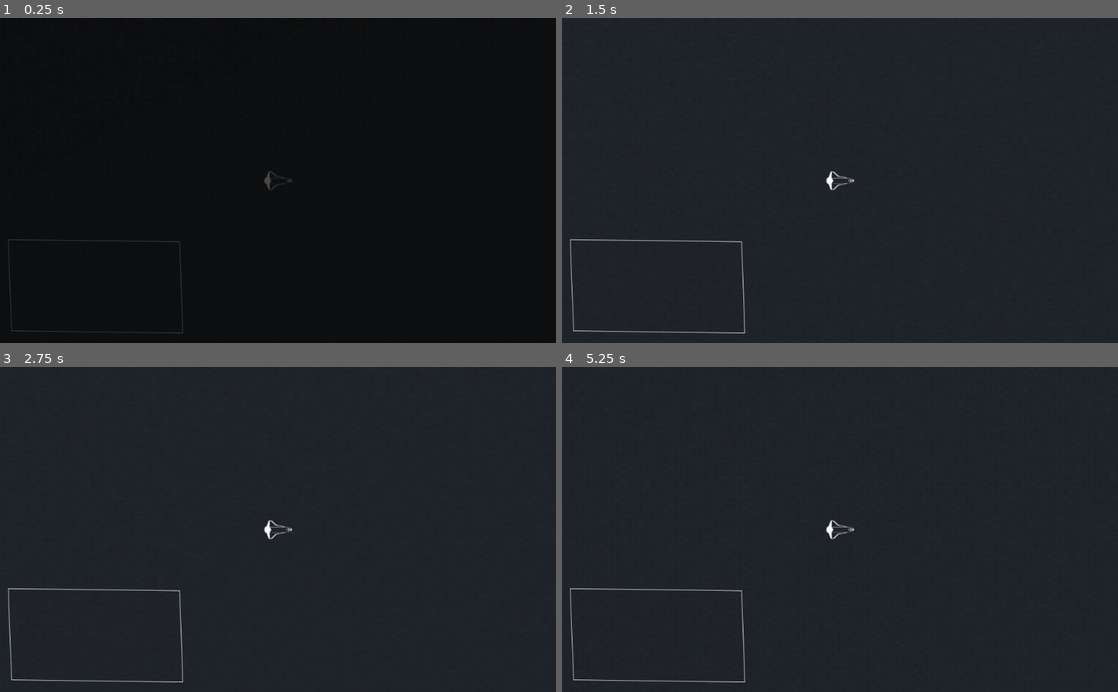
Above: before the commit, frames 1-4 (two rows, left to right).
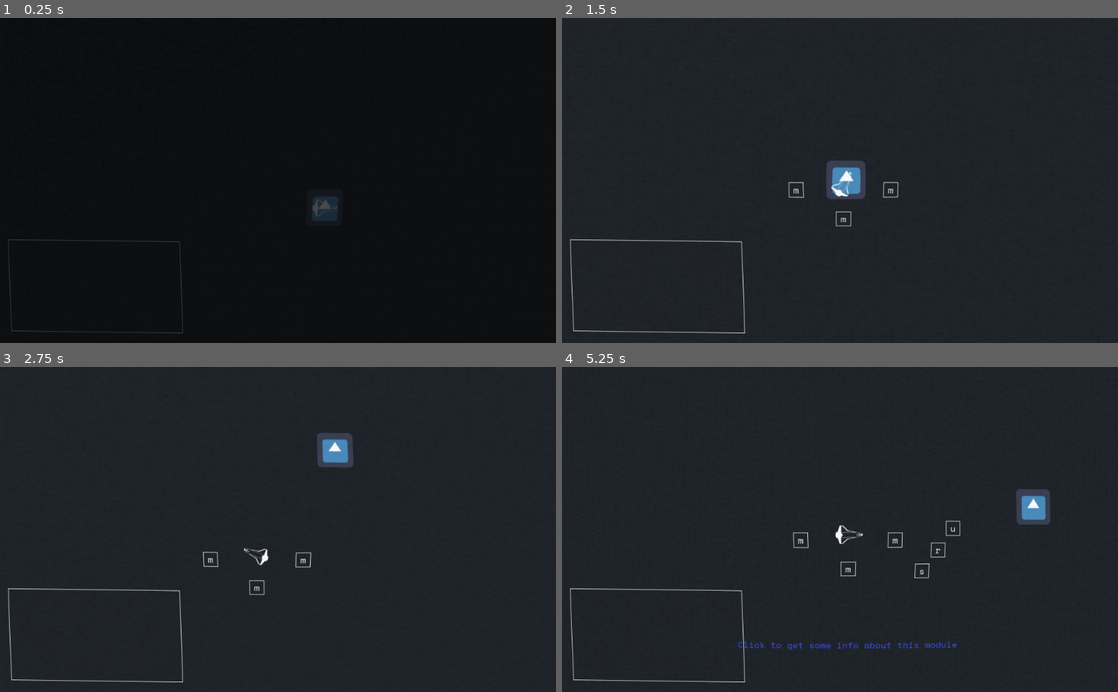
Above: after the commit, the same moments.

Repository: akissan/LD43
Game: Godot game, scene res://GUI/test_gui.tscn
The game is run twice, just before and just after one commit, with the same random seed, the same clock (stepped at 60 frames per second) and the same inputs. The engine's default icon, where the game draws it, is replaced by a stand-in: a white triangle on a blue panel in a dark square.
Inputs (mouse positions are in pixels of both pictures, inside the frame that each line leads up to):
- Up to frame 1 (0.25 s): no input
- Up to frame 2 (1.5 s): move the mouse to (962, 164) at 0.52 s; hold D (move_right) 0.53-1.28 s; click (962, 164) at 0.6 s; move the mouse to (728, 196) at 1.27 s; hold S (move_back) from 1.28 s (still down); click (728, 196) at 1.35 s
- Up to frame 3 (2.75 s): move the mouse to (333, 458) at 2.02 s; release S (move_back) at 2.03 s; hold D (move_right) from 2.03 s (still down); click (333, 458) at 2.1 s
- Up to frame 4 (5.25 s): move the mouse to (812, 594) at 2.77 s; release D (move_right) at 2.78 s; hold W (move_forward) 2.78-3.53 s; click (812, 594) at 2.85 s; move the mouse to (1006, 578) at 3.52 s; hold A (move_left) 3.53-5.03 s; click (1006, 578) at 3.6 s; move the mouse to (673, 480) at 4.27 s; click (673, 480) at 4.35 s; move the mouse to (867, 529) at 5.02 s; hold S (move_back) from 5.03 s (still down); click (867, 529) at 5.1 s

The runs differ from the first frame. In frame 1, 0.4% of the frame differs, in the area x 47-61%, y 47-63%; in frame 2, 1.0%; in frame 3, 1.0%; in frame 4, 1.4%, in the area x 31-88%, y 37-87%.
Error before the commit: Parse Error: Couldn't load the base class: res://mechanics/simple_movenment.gd (res://main_ship.gd:1)

Commit message:
smoother movenment

Diff:
--- a/GUI/button_centered.tscn
+++ b/GUI/button_centered.tscn
@@ -15,7 +15,7 @@
 anchor_bottom = 0.0
 rect_pivot_offset = Vector2( 0, 0 )
 rect_clip_content = false
-mouse_filter = 2
+mouse_filter = 1
 mouse_default_cursor_shape = 0
 size_flags_horizontal = 1
 size_flags_vertical = 1
--- a/GUI/draw_gui.gd
+++ b/GUI/draw_gui.gd
@@ -3,7 +3,7 @@
 onready var enemies = get_tree().get_nodes_in_group("enemy")
 onready var everything = get_tree().get_nodes_in_group("everything")
 
-onready var PLAYER = get_tree().get_root().find_node("main_ship")
+onready var PLAYER = get_tree().get_root().find_node("main_ship", true, false)
 onready var PLAYER_POS = PLAYER.global_position
 
 var groups = ["enemy", "unknown", "neutral", "resource", "everything"]
--- a/GUI/enemy.gd
+++ b/GUI/enemy.gd
@@ -1,6 +1,6 @@
 extends Node2D
 
-onready var PLAYER = get_tree().get_root().find_node("main_ship")
+onready var PLAYER = get_tree().get_root().find_node("main_ship", true, false)
 
 export(PackedScene) var enemy
 
@@ -41,5 +41,5 @@
 	spawn_time_cur = max(0, spawn_time_cur - delta)
 	if spawn_time_cur < 0.0000001 and enemy_cur_count < enemy_max_count:
 		spawn_time_cur = rand_range(spawn_time_min, spawn_time_max)
-		enemy_gen()
+		#enemy_gen()
 		enemy_cur_count = get_tree().get_nodes_in_group("enemy").size()
--- /dev/null
+++ b/GUI/ship_gui.gd
@@ -0,0 +1,7 @@
+extends Control
+
+onready var PLAYER = get_tree().get_root().find_node("main_ship", true, false)
+
+func _process(delta):
+	self.rect_global_position = PLAYER.global_position
+	print(rect_global_position)
--- a/GUI/ship_gui.tscn
+++ b/GUI/ship_gui.tscn
@@ -58,7 +58,7 @@
 rect_min_size = Vector2( 600, 600 )
 rect_pivot_offset = Vector2( 0, 0 )
 rect_clip_content = false
-mouse_filter = 2
+mouse_filter = 1
 mouse_default_cursor_shape = 0
 size_flags_horizontal = 1
 size_flags_vertical = 4
@@ -82,7 +82,7 @@
 rect_scale = Vector2( 0.75, 0.75 )
 rect_pivot_offset = Vector2( 0, 0 )
 rect_clip_content = true
-mouse_filter = 0
+mouse_filter = 1
 mouse_default_cursor_shape = 0
 size_flags_horizontal = 1
 size_flags_vertical = 1
--- a/GUI/test_gui.gd
+++ b/GUI/test_gui.gd
@@ -1,7 +1,12 @@
 extends Node2D
 
+onready var PLAYER = get_tree().get_root().find_node("main_ship", true, false)
+onready var GUI = get_tree().get_root().find_node("GUI", true, false)
+onready var PLAYER_CAMERA = get_tree().get_root().find_node("main_camera", true, false)
+
 func _process(delta):
-	$ship_gui.move($main_ship.global_position)
+	#GUI.move(PLAYER.global_position)
+
 	camera_control()
 
 var CAMERA_MOUSE_WEIGHT = 0.2
@@ -11,7 +16,7 @@
 
 func camera_control():
 	var mouse_pos = get_global_mouse_position()
-	var hero_pos = $main_ship.global_position
+	var hero_pos = PLAYER.global_position
 	var cam_vec = (mouse_pos - hero_pos).clamped(CAMERA_MAX_DIST)
-	$main_camera.global_position = CAMERA_POS + ((hero_pos + (cam_vec) * CAMERA_MOUSE_WEIGHT) - CAMERA_POS)*CAMERA_SPEED
-	CAMERA_POS = $main_camera.global_position
+	PLAYER_CAMERA.global_position = CAMERA_POS + ((hero_pos + (cam_vec) * CAMERA_MOUSE_WEIGHT) - CAMERA_POS)*CAMERA_SPEED
+	CAMERA_POS = PLAYER_CAMERA.global_position
--- a/GUI/test_gui.tscn
+++ b/GUI/test_gui.tscn
@@ -7,52 +7,12 @@
 [ext_resource path="res://mechanics/module_class.tscn" type="PackedScene" id=5]
 [ext_resource path="res://GUI/enemy.gd" type="Script" id=6]
 [ext_resource path="res://mechanics/enemy_pattern.tscn" type="PackedScene" id=7]
-[ext_resource path="res://GUI/terminal.tscn" type="PackedScene" id=8]
+[ext_resource path="res://icon.png" type="Texture" id=8]
 [ext_resource path="res://GUI/ship_gui.tscn" type="PackedScene" id=9]
-[ext_resource path="res://music/ld43_ambient.wav" type="AudioStream" id=10]
-
-[sub_resource type="Shader" id=1]
-
-code = "shader_type canvas_item;
-
-uniform float BarrelPower =1.1;
-
-vec2 distort(vec2 p)
-{
-
-	float angle = p.y / p.x;
-	float theta = atan(p.y,p.x);
-	float radius = pow(length(p), BarrelPower);
-
-	p.x = radius * cos(theta);
-	p.y = radius * sin(theta);
-
-	return 0.5 * (p + vec2(1.0,1.0));
-}
-void fragment()
-{
-
-vec2 xy = SCREEN_UV * 2.0;
-xy.x -= 1.0;
-xy.y -= 1.0;
-
-float d = length(xy);
-if(d < 1.5){
-	xy = distort(xy);
-}
-else{
-	xy = SCREEN_UV;
-}
-COLOR = texture(SCREEN_TEXTURE,xy);
-}"
-
-[sub_resource type="ShaderMaterial" id=2]
-
-render_priority = 0
-shader = SubResource( 1 )
-shader_param/BarrelPower = 1.05
-
-[sub_resource type="Animation" id=3]
+[ext_resource path="res://GUI/terminal.tscn" type="PackedScene" id=10]
+[ext_resource path="res://music/ld43_ambient.wav" type="AudioStream" id=11]
+
+[sub_resource type="Animation" id=1]
 
 resource_name = "death"
 length = 1.0
@@ -129,17 +89,57 @@
     COLOR = vec4(f, f, f, 0.05);
 }"
 
+[sub_resource type="ShaderMaterial" id=4]
+
+render_priority = 0
+shader = SubResource( 3 )
+
+[sub_resource type="Shader" id=5]
+
+code = "shader_type canvas_item;
+
+uniform float BarrelPower =1.1;
+
+vec2 distort(vec2 p)
+{
+
+	float angle = p.y / p.x;
+	float theta = atan(p.y,p.x);
+	float radius = pow(length(p), BarrelPower);
+
+	p.x = radius * cos(theta);
+	p.y = radius * sin(theta);
+
+	return 0.5 * (p + vec2(1.0,1.0));
+}
+void fragment()
+{
+
+vec2 xy = SCREEN_UV * 2.0;
+xy.x -= 1.0;
+xy.y -= 1.0;
+
+float d = length(xy);
+if(d < 1.5){
+	xy = distort(xy);
+}
+else{
+	xy = SCREEN_UV;
+}
+COLOR = texture(SCREEN_TEXTURE,xy);
+}"
+
 [sub_resource type="ShaderMaterial" id=6]
 
 render_priority = 0
 shader = SubResource( 5 )
+shader_param/BarrelPower = 1.05
 
 [node name="main_test" type="Node2D"]
 script = ExtResource( 1 )
 
 [node name="bg_canvas_layer" type="CanvasLayer" parent="."]
-editor/display_folded = true
-layer = -1
+layer = -4
 offset = Vector2( 0, 0 )
 rotation = 0.0
 scale = Vector2( 1, 1 )
@@ -161,6 +161,7 @@
 [node name="map_layer" type="Node2D" parent="."]
 
 [node name="GG" type="Node2D" parent="map_layer"]
+editor/display_folded = true
 
 [node name="lines_gui" type="Node2D" parent="map_layer/GG"]
 script = ExtResource( 2 )
@@ -191,72 +192,66 @@
 editor_draw_drag_margin = false
 
 [node name="main_ship" parent="map_layer/GG" instance=ExtResource( 3 )]
+z_index = 1
+ROTATE_DEFAULT_DEGREE = 400
 
 [node name="module_generator" type="Node2D" parent="map_layer/GG/main_ship"]
 scale = Vector2( 1.42857, 1.42857 )
 script = ExtResource( 4 )
 _module = ExtResource( 5 )
 
+[node name="quests" type="Node2D" parent="map_layer/GG/main_ship"]
+
 [node name="enemy" type="Node2D" parent="map_layer"]
-editor/display_folded = true
 script = ExtResource( 6 )
 enemy = ExtResource( 7 )
 
-[node name="enemy_pattern" parent="map_layer/enemy" instance=ExtResource( 7 )]
-position = Vector2( 617.089, 249.648 )
-
-[node name="enemy_pattern2" parent="map_layer/enemy" instance=ExtResource( 7 )]
-position = Vector2( 267.229, 585.443 )
-
-[node name="enemy_pattern3" parent="map_layer/enemy" instance=ExtResource( 7 )]
-position = Vector2( 267.229, 585.443 )
-
 [node name="neutral" type="Node2D" parent="map_layer"]
 
 [node name="structures" type="Node2D" parent="map_layer"]
 
-[node name="middle_canvas_layer" type="CanvasLayer" parent="."]
+[node name="Sprite" type="Sprite" parent="map_layer/structures"]
+texture = ExtResource( 8 )
+
+[node name="interface" type="Control" parent="."]
+anchor_left = 0.0
+anchor_top = 0.0
+anchor_right = 1.0
+anchor_bottom = 1.0
+rect_pivot_offset = Vector2( 0, 0 )
+rect_clip_content = false
+mouse_filter = 1
+mouse_default_cursor_shape = 0
+size_flags_horizontal = 1
+size_flags_vertical = 1
+
+[node name="GUI" parent="interface" instance=ExtResource( 9 )]
+anchor_left = 0.5
+anchor_top = 0.5
+anchor_right = 0.5
+anchor_bottom = 0.5
+margin_left = -40.0
+margin_top = -40.0
+grow_horizontal = 2
+grow_vertical = 2
+
+[node name="middle_canvas_layer" type="CanvasLayer" parent="interface"]
 layer = 1
 offset = Vector2( 0, 0 )
 rotation = 0.0
 scale = Vector2( 1, 1 )
 transform = Transform2D( 1, 0, 0, 1, 0, 0 )
 
-[node name="TERMINAL" parent="middle_canvas_layer" instance=ExtResource( 8 )]
+[node name="TERMINAL" parent="interface/middle_canvas_layer" instance=ExtResource( 10 )]
 anchor_top = 0.0
 anchor_right = 1.0
 margin_left = 0.0
 margin_top = 0.0
 margin_right = 0.0
-
-[node name="GUI" parent="middle_canvas_layer" instance=ExtResource( 9 )]
-margin_left = -2.0
-margin_top = -2.0
-margin_right = -2.0
-margin_bottom = -2.0
-
-[node name="lense_layer" type="ColorRect" parent="middle_canvas_layer"]
-material = SubResource( 2 )
-anchor_left = 0.0
-anchor_top = 0.0
-anchor_right = 1.0
-anchor_bottom = 1.0
-margin_left = -1933.0
-margin_top = -2015.0
-margin_right = 2067.0
-margin_bottom = 1985.0
-rect_min_size = Vector2( 4000, 4000 )
-rect_pivot_offset = Vector2( 0, 0 )
-rect_clip_content = false
-mouse_filter = 2
-mouse_default_cursor_shape = 0
-size_flags_horizontal = 1
-size_flags_vertical = 1
-color = Color( 1, 1, 1, 1 )
+mouse_filter = 2
 
 [node name="top_canvas_layer" type="CanvasLayer" parent="."]
-editor/display_folded = true
-layer = 1
+layer = 2
 offset = Vector2( 0, 0 )
 rotation = 0.0
 scale = Vector2( 1, 1 )
@@ -304,11 +299,30 @@
 size_flags_vertical = 1
 color = Color( 0.105882, 0.12549, 0.14902, 1 )
 
+[node name="lense_layer" type="ColorRect" parent="top_canvas_layer"]
+material = SubResource( 6 )
+anchor_left = 0.0
+anchor_top = 0.0
+anchor_right = 1.0
+anchor_bottom = 1.0
+margin_left = -1932.0
+margin_top = -2012.0
+margin_right = 2068.0
+margin_bottom = 1988.0
+rect_min_size = Vector2( 4000, 4000 )
+rect_pivot_offset = Vector2( 0, 0 )
+rect_clip_content = false
+mouse_filter = 2
+mouse_default_cursor_shape = 0
+size_flags_horizontal = 1
+size_flags_vertical = 1
+color = Color( 1, 1, 1, 1 )
+
 [node name="audio_fx" type="Node2D" parent="."]
 editor/display_folded = true
 
 [node name="audio" type="AudioStreamPlayer" parent="audio_fx"]
-stream = ExtResource( 10 )
+stream = ExtResource( 11 )
 volume_db = 0.0
 pitch_scale = 1.0
 autoplay = true
--- a/enemy_pattern.gd
+++ b/enemy_pattern.gd
@@ -1,10 +1,10 @@
-extends "res://mechanics/simple_movenment.gd"
+extends "res://mechanics/enemy_behavior.gd"
 
 var BEH_LIST = ["Intercept", "Pursuit", "Scout"]
 
 export(String, "Intercept", "Pursuit", "Scout") var behavior = "Intercept"
 
-onready var PLAYER = get_tree().get_root().find_node("main_ship")
+onready var PLAYER = get_tree().get_root().find_node("main_ship", true, false)
 
 export(float, 1, 1000) var HP_MAX = 200
 var hp_cur = HP_MAX
@@ -38,7 +38,6 @@
 
 var MOUSE_HOVER = false
 
-var AGRE = false
 var FORCE_REVEAL = false
 
 onready var time_seed = randf()
@@ -98,10 +97,10 @@
 	time += 1
 	target_pos = PLAYER.global_position
 
-	target_vel = PLAYER.vel_cur
+	target_vel = PLAYER.cur_vel
 
 	if not AGRE:
-		if to_local(target_pos + vel_cur).length() < AGRE_RAD:
+		if to_local(target_pos + cur_vel).length() < AGRE_RAD:
 			get_parent().get_parent().get_node("draw_gui").state_changed(self)
 			AGRE = true
 
--- a/main_ship.gd
+++ b/main_ship.gd
@@ -1,9 +1,8 @@
-extends "res://mechanics/simple_movenment.gd"
+extends "res://mechanics/GG_behavior.gd"
 
 onready var MOD_GEN = $module_generator
-onready var GUI = get_tree().get_root().find_node("GUI")
+onready var GUI = get_tree().get_root().find_node("GUI", true, false)
 
-var TARGET = null
 var TARGETS = []
 
 var time_from_death = 0
@@ -17,8 +16,8 @@
 		time_from_death += delta
 		if time_from_death > time_to_restart:
 			get_tree().reload_current_scene()
-
-	movenment_player(delta)
+	player_movenment(delta)
+	#movenment_player(delta)
 	time_from_get_hit += delta
 	regen()
 	$skin.modulate = Color(1.0, cur_hp / MAX_HP , cur_hp / MAX_HP)
@@ -33,7 +32,6 @@
 		cur_hp = min(cur_hp + regen_value, MAX_HP)
 
 
-var MAX_HP = 120
 var cur_hp = MAX_HP
 
 signal death
--- a/mechanics/GG_behavior.gd
+++ b/mechanics/GG_behavior.gd
@@ -1,20 +1,21 @@
 extends "res://mechanics/base_behavior.gd"
 
-func get_acc_vec():
-	acc_des_cur = Vector2(0,0)
-	if Input.is_action_pressed("move_forward"):
-		acc_des_cur += Vector2(0, 1)
-	if Input.is_action_pressed("move_back"):
-		acc_des_cur += Vector2(0, -1)
-	if Input.is_action_pressed("move_left"):
-		acc_des_cur += Vector2(-1, 0)
-	if Input.is_action_pressed("move_right"):
-		acc_des_cur += Vector2(1,0)
-	return acc_des_cur
 
-func movenment_player(delta):
-	acc_des_cur = get_acc_vec()
-	cur_move_angle += get_rot(delta, acc_des_cur)
-
-	self.rotate(cur_move_angle - rotation)
-	self.move_and_slide(get_mas(delta, acc_des_cur))
+#func get_acc_vec():
+#	acc_des_cur = Vector2(0,0)
+#	if Input.is_action_pressed("move_forward"):
+#		acc_des_cur += Vector2(0, 1)
+#	if Input.is_action_pressed("move_back"):
+#		acc_des_cur += Vector2(0, -1)
+#	if Input.is_action_pressed("move_left"):
+#		acc_des_cur += Vector2(-1, 0)
+#	if Input.is_action_pressed("move_right"):
+#		acc_des_cur += Vector2(1,0)
+#	return acc_des_cur
+#
+#func movenment_player(delta):
+#	acc_des_cur = get_acc_vec()
+#	cur_move_angle += get_rot(delta, acc_des_cur)
+#
+#	self.rotate(cur_move_angle - rotation)
+#	self.move_and_slide(get_mas(delta, acc_des_cur))
--- a/mechanics/base_behavior.gd
+++ b/mechanics/base_behavior.gd
@@ -1,31 +1,72 @@
 extends KinematicBody2D
 
-export(int, 100, 600) var SPEED_DEFAULT = 370
-var SPEED_MIN = 10
-var speed_cur = 0.0
-export(float, 0, 10) var ACC_WEIGHT = 1.0 / (1.6)
-var acc_des_cur = Vector2()
-var vel_cur = Vector2()
-var cur_move_angle = 0
-var ROTATE_DEFAULT = deg2rad(110)
 
-var des_speed = 0
-var acc_cur = 0
+onready var TARGET = null
+
+export(float, 1, 2000) var MAX_HP = 200
+export(int, 50, 600) var SPEED_DEFAULT = 370
+export(float, 5, 355) var ROTATE_DEFAULT_DEGREE = 400
+
+var rot_speed = deg2rad(ROTATE_DEFAULT_DEGREE)
+
+var turn_slow_cur = 0.0
+var turn_slow = 0.17
+var turn_slow_acc = 0.08
+
+var rot_slow_cur = 0.0
+var rot_slow = 0.45
+var rot_slow_acc = 0.15
+
+var speed_acc = 0.08
+var vec_acc = 0.08
+
+var cur_speed = 0.0
+var cur_vel = Vector2(0,0)
+var cur_rotation = 0.0
+
+##
+var cur_vec = Vector2(0,0)
+
+var des_speed = cur_speed
+var des_vel = cur_vel
 
 var eps = 0.00001
 
-onready var TARGET = null
+func get_cur_speed(cs = cur_speed, ds = des_speed, sa = speed_acc):
+	var cs_res = Vector2( lerp(cs.x, ds.x, sa.x) ,  lerp(cs.y, ds.y, sa.y))
 
-func get_mas(delta, acc):
-	speed_cur = lerp(speed_cur, SPEED_DEFAULT * acc.y, ACC_WEIGHT * delta)
-	if speed_cur < SPEED_MIN:
-		vel_cur = Vector2(0,0)
-	else:
-		vel_cur = Vector2(1, 0).rotated(cur_move_angle) * speed_cur
-	return vel_cur
+	return cs_res #cs.linear_interpolate(ds, speed_acc)
 
-func get_rot(delta, acc_des_cur):
-	return acc_des_cur.x * ROTATE_DEFAULT * delta
+func get_acc_vec():
+	var acc_des_cur = Vector2(0,0)
+	if Input.is_action_pressed("move_forward"):
+		acc_des_cur += Vector2(1, 0)
+	if Input.is_action_pressed("move_back"):
+		acc_des_cur += Vector2(-1, 0)
+	if Input.is_action_pressed("move_left"):
+		acc_des_cur += Vector2(0, -1)
+	if Input.is_action_pressed("move_right"):
+		acc_des_cur += Vector2(0, 1)
+	return acc_des_cur
+
+func get_rot(rot_dir, rot_speed):
+	return rot_dir * rot_speed
+
+func player_movenment(delta):
+
+	var acc = get_acc_vec()
+	rot_slow_cur = lerp(rot_slow_cur, rot_slow * abs(acc.x), rot_slow_acc)
+	var rot = get_rot( acc.y, rot_speed * (1 - rot_slow_cur)) * delta
+	cur_rotation += rot
+	turn_slow_cur = lerp(turn_slow_cur, turn_slow * abs(acc.y), turn_slow_acc)
+
+	des_speed = acc.x * SPEED_DEFAULT
+	cur_speed = lerp(cur_speed, des_speed, speed_acc)
+
+	cur_vel = cur_vel.linear_interpolate(cur_speed * (1 - turn_slow_cur) * Vector2(1,0).rotated(cur_rotation), vec_acc)
+
+	self.move_and_slide(cur_vel)
+
 
 func get_closest_in_group(group_name):
 	var list = get_tree().get_nodes_in_group(group_name)
@@ -48,7 +89,6 @@
 func get_dist(target):
 	return to_local(target.global_position).length()
 
-
 #B = 1 -> 0.8*a if x = 4, B = 3 -> 0.8*a if x = 1.3, B = 10 -> 0.8*a if x = 0.4
 func simple_0_to_A(x, A = 1, B = 1):
 	return A * (1 - 1 / (B * x + 1))
--- a/project.godot
+++ b/project.godot
@@ -23,7 +23,6 @@
 [display]
 
 window/size/resizable=false
-window/size/fullscreen=true
 
 [input]
 
--- a/ship_gui.gd
+++ b/ship_gui.gd
@@ -1,6 +1,8 @@
 extends Control
 
 export(PackedScene) var _button
+
+onready var PLAYER = get_tree().get_root().find_node("main_ship", true, false)
 
 var module_count = 3
 var option_count = 3
@@ -42,10 +44,10 @@
 	var string_1 = "Get some resources... " + str(q1) + "/" + str(q1_m) + '\n'
 	var string_2 = "Defeat scavengers..." + str(q2) + "/" + str(q2_m) + '\n'
 	var string_3 = "CRAFT A BIG GUN..." + str(q3) + "/" + str(q3_m) + '\n'
-	TERMINAL.console(string_1 + string_2 + string_3)
-
-onready var MAIN_SHIP = get_tree().get_root().find_node("main_ship")
-onready var TERMINAL = get_tree().get_root().find_node("TERMINAL")
+	#TERMINAL.console(string_1 + string_2 + string_3)
+
+onready var MAIN_SHIP = get_tree().get_root().find_node("main_ship", true, false)
+onready var TERMINAL = get_tree().get_root().find_node("TERMINAL", true, false)
 
 func refresh():
 	for om in opened_modules:
@@ -117,14 +119,15 @@
 		TERMINAL.console("Wow... \nThx for playing dis game, huhuh.\nUr lucky in dis space:)\nHope ur enjooyed dis litl adventure")
 
 func _process(delta):
-
+	if PLAYER != null:
+			self.rect_global_position = PLAYER.global_position
+			var res = PLAYER.res
 	check_quests()
 
 	$tooltip.text = find_tooltip()
-	var PLAYER = get_parent().get_node("main_ship")
-	var res = PLAYER.res
-	var res_max = str(PLAYER.res_max)
-	$res.text = str(res[0]) + '/' + res_max +'◰\n' + str(res[1]) + '/' + res_max +'▥\n' + str(res[2]) + '/' + res_max + '◩\n'
+
+	#var res_max = str(PLAYER.res_max)
+	#$res.text = str(res[0]) + '/' + res_max +'◰\n' + str(res[1]) + '/' + res_max +'▥\n' + str(res[2]) + '/' + res_max + '◩\n'
 	cover_test()
 
 
@@ -212,5 +215,5 @@
 func _ready():
 	pass
 
-func move(pos):
-	self.rect_global_position = pos
+#func move(pos):
+#	self.rect_global_position = pos
--- a/test2_chars/main_ship.tscn
+++ b/test2_chars/main_ship.tscn
@@ -1,8 +1,9 @@
-[gd_scene load_steps=5 format=2]
+[gd_scene load_steps=6 format=2]
 
 [ext_resource path="res://main_ship.gd" type="Script" id=1]
 [ext_resource path="res://test2_chars/main_ship/draw.gd" type="Script" id=2]
 [ext_resource path="res://test2_chars/textures/SpaceShip.png" type="Texture" id=3]
+[ext_resource path="res://test2_chars/skin.gd" type="Script" id=4]
 
 [sub_resource type="CapsuleShape2D" id=1]
 
@@ -18,8 +19,9 @@
 collision/safe_margin = 0.08
 motion/sync_to_physics = false
 script = ExtResource( 1 )
+MAX_HP = 200
 SPEED_DEFAULT = 370
-ACC_WEIGHT = 0.625
+ROTATE_DEFAULT_DEGREE = 400
 
 [node name="draw" type="Node2D" parent="."]
 script = ExtResource( 2 )
@@ -32,5 +34,6 @@
 rotation = 1.5708
 scale = Vector2( 0.7, 0.7 )
 texture = ExtResource( 3 )
+script = ExtResource( 4 )
 
 [node name="modules" type="Node2D" parent="."]
--- /dev/null
+++ b/test2_chars/skin.gd
@@ -0,0 +1,4 @@
+extends Sprite
+
+func _process(delta):
+	self.rotation = get_parent().cur_rotation + PI / 2.0
Not shown: 4 places in GUI/test_gui.tscn that only renumber resources
